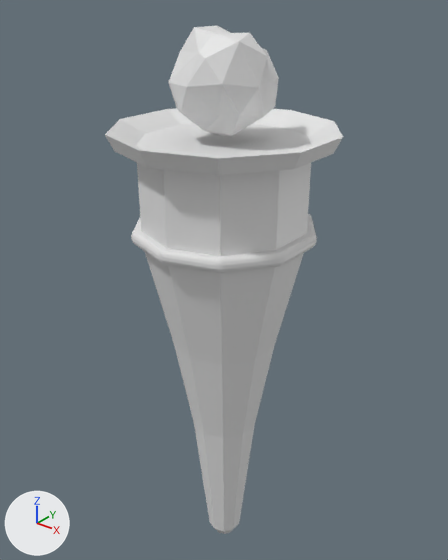
Two versions of the FBX model BLENDER/Torch/torch.fbx, one commit apart.
Camera for both pictures: a camera (50 mm lens) standing at (0.299, -0.375, 0.637) and looking at (-0.012, 0.013, 0.396). The lights are fixed; the arrows at lower left show +X, +Y and +Z. Where no turn or scale is listed for an object, it has been applied to the vertices.
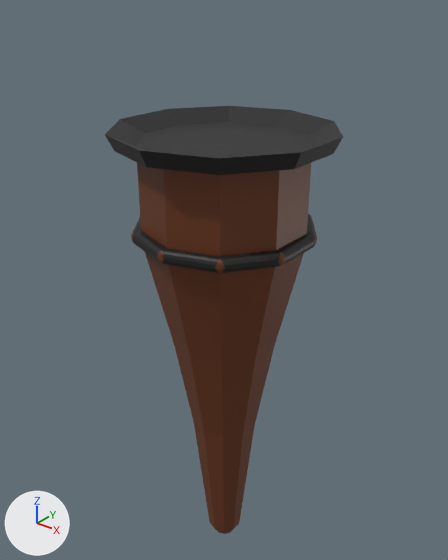
The change, as a diff of the scene's bpy script:
```diff
--- a/BLENDER/Torch/torch.fbx.py
+++ b/BLENDER/Torch/torch.fbx.py
@@ mat_dark_brown @@
+mat_dark_brown = principled_material('dark brown')
+mat_dark_brown.base_color = (0.138, 0.0354, 0.0085)  # brown #683517
@@ mat_gray_001 @@
+mat_gray_001 = principled_material('gray.001')
+mat_gray_001.base_color = (0.0111, 0.0111, 0.0111)  # black #1b1b1b
@@ me_cone_001 @@
 me_cone_001.from_pydata(...)  # 480 vertices, 472 faces; spans x -0.087..0.087, y -0.091..0.091, z 0.113..0.534
 # used by ob_cone; location = (0.0, 0.0, 0.0)
+# me_cone_001 part 1: 331 of the faces centred in x -0.074..0.074, y -0.077..0.077, z 0.113..0.49 switch from no material to mat_dark_brown (brown #683517)
+# me_cone_001 part 2: 66 of the faces centred in x -0.074..0.074, y -0.07..0.0, z 0.446..0.457 switch from no material to mat_gray_001 (black #1b1b1b)
+# me_cone_001 part 3: 44 of the faces centred in x -0.06..0.06, y 0.04..0.07, z 0.446..0.457 switch from no material to mat_gray_001 (black #1b1b1b)
+# me_cone_001 part 4: 19 of the faces centred in x -0.084..0.084, y -0.08..0.0, z 0.522..0.529 switch from no material to mat_gray_001 (black #1b1b1b)
+# me_cone_001 part 5: 12 of the faces centred in x -0.068..0.068, y 0.043..0.08, z 0.522..0.529 switch from no material to mat_gray_001 (black #1b1b1b)
@@ ob_icosphere @@
-ob_icosphere = bpy.data.objects.new('Icosphere', me_icosphere_001)
-ob_icosphere.location = (0.0, 0.0, 0.5691)
```

Boxes [x1, y1, x2, y2] around the edits, measured in the pictures (448 x 560 px):
'Icosphere', deleted
    before: [169, 26, 279, 137]
part 1 of me_cone_001, recoloured (grey to brown)
    both: [131, 163, 317, 534]
part 2 of me_cone_001, recoloured (white to black)
    both: [133, 218, 315, 273]
part 3 of me_cone_001, recoloured
    both: [307, 214, 317, 238]
part 4 of me_cone_001, recoloured (white to black)
    both: [105, 109, 343, 175]
part 5 of me_cone_001, recoloured (white to black)
    both: [168, 108, 343, 148]
